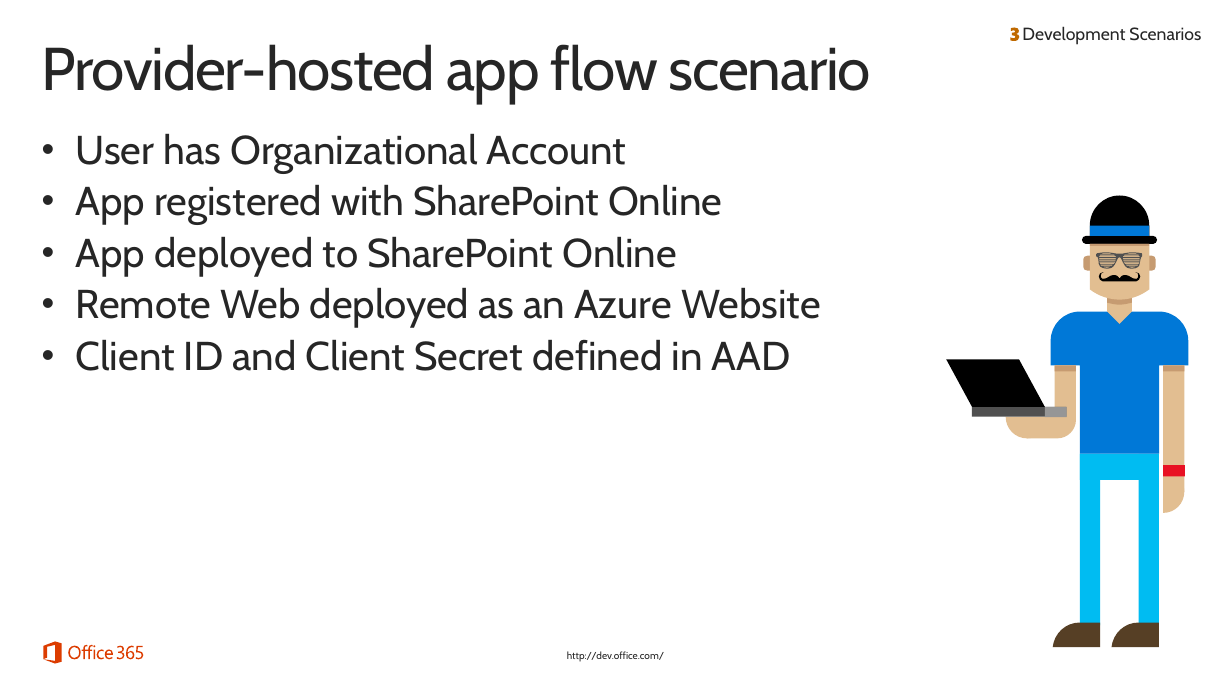
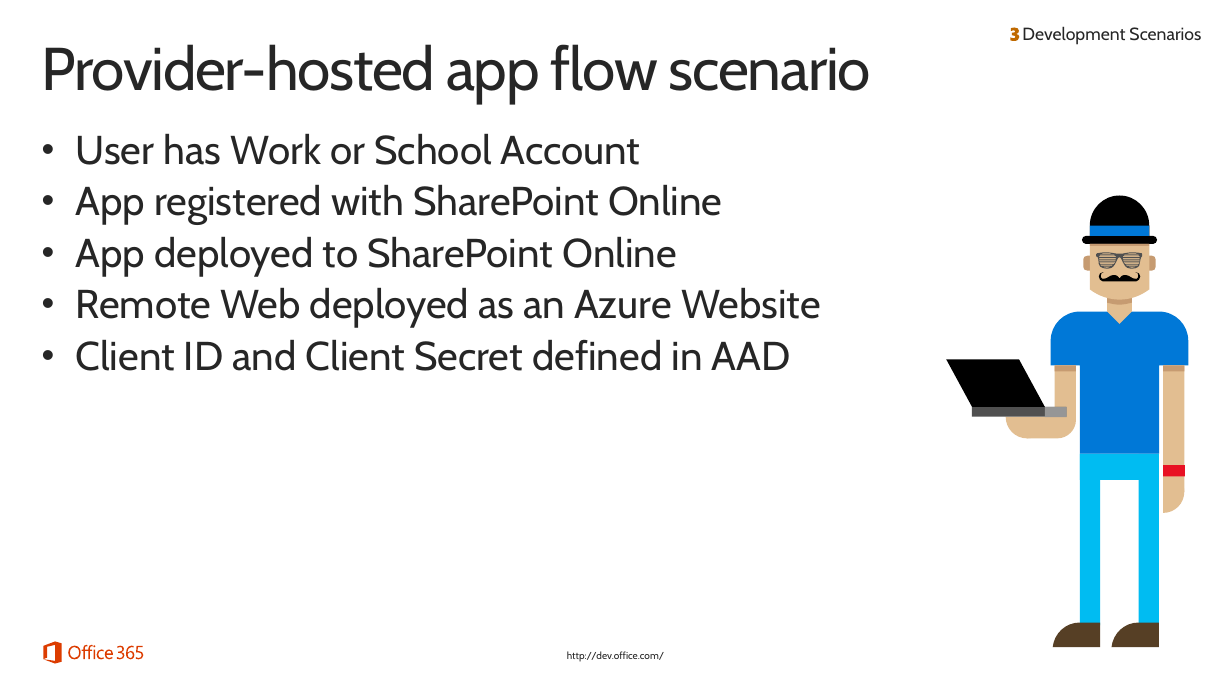
Before and after one commit to OfficeDev/TrainingContent, a slide deck: slide 21 of O3652/O3652-7 Deep Dive into Security and OAuth/O3652-7 Deep Dive into Security and OAuth.pptx. Drawn at 1232x693 pixels with LibreOffice and Linux fonts; fonts in the diff are those of the drawing; background and template pictures are left out. Boxes give left, top, right and bottom in pixels: in the first picture for what was removed or moved away, otherwise in the second. Text is boxed around its words. In the diff, an @@ line names an element or a change of style, - is before the commit and + after.

Commit message:
O3652-7: Updated text in slides.  This fixes issue #279.

```diff
--- a/O3652/O3652-7 Deep Dive into Security and OAuth/O3652-7 Deep Dive into Security and OAuth.pptx
+++ b/O3652/O3652-7 Deep Dive into Security and OAuth/O3652-7 Deep Dive into Security and OAuth.pptx
@@ text at box(76, 133, 640, 165): text changed @@
-• User has Organizational Account
+• User has Work or School Account
```
Also in this commit, not shown: 6 other slides changed.
